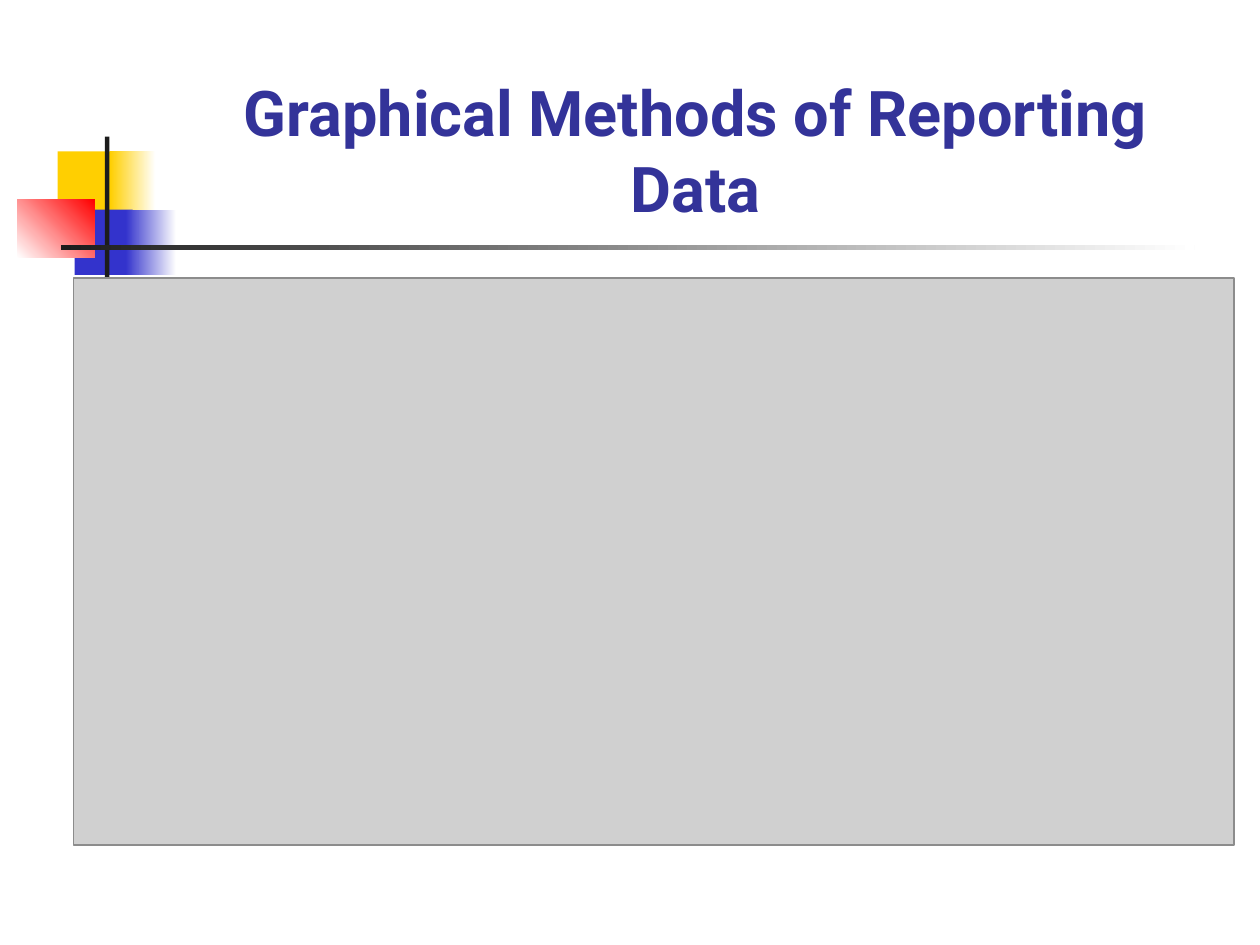
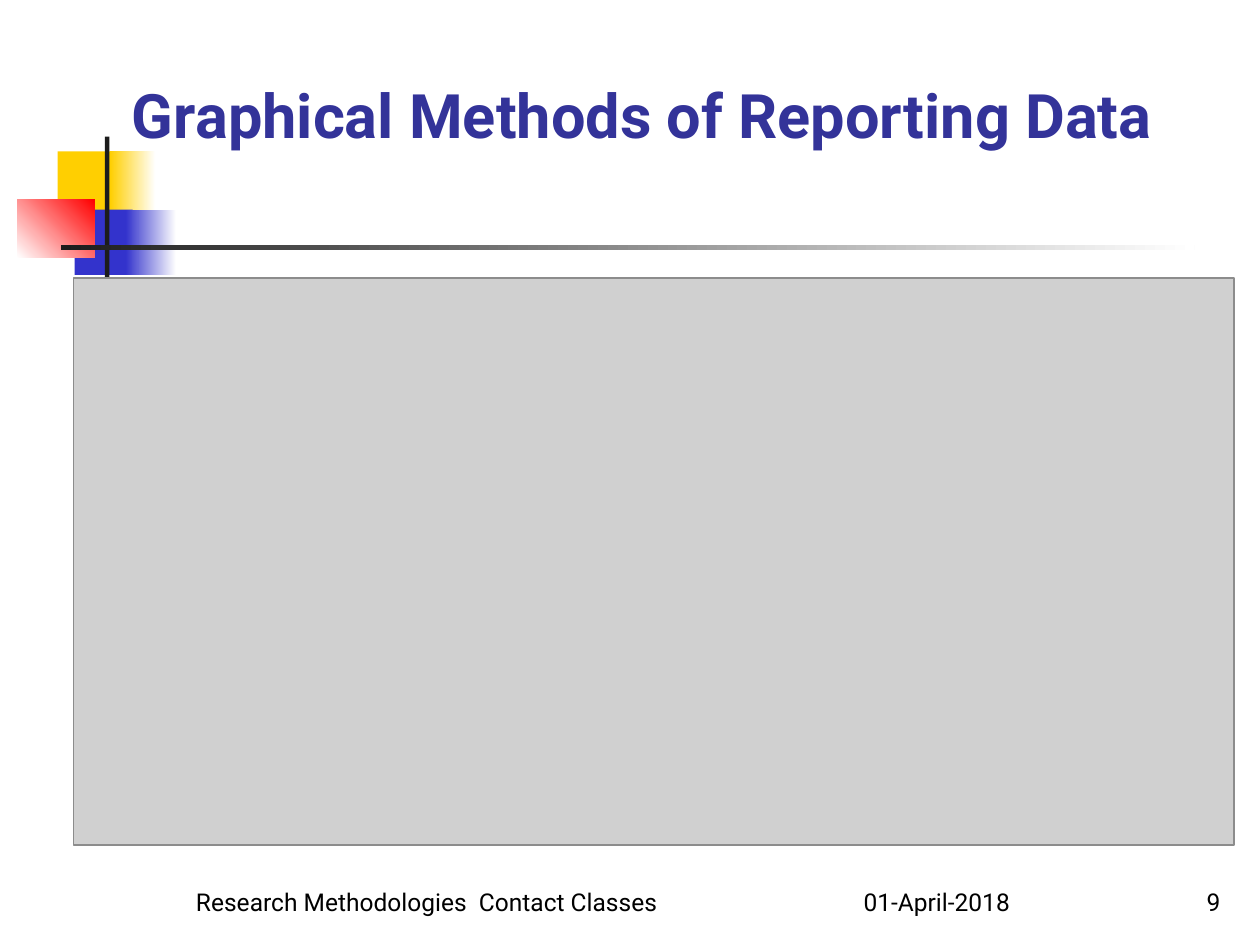
Before and after one commit to serializability/Research-Talk, a slide deck: slide 9 of Univariate Data Analysis.ppt. Drawn at 1260x945 pixels with LibreOffice and Linux fonts; fonts in the diff are those of the drawing; grey boxes stand for pictures. Boxes give left, top, right and bottom in pixels: in the first picture for what was removed or moved away, otherwise in the second. Text is boxed around its words. In the diff, an @@ line names an element or a change of style, - is before the commit and + after.

```diff
--- a/Univariate Data Analysis.ppt
+++ b/Univariate Data Analysis.ppt
@@ title "Graphical Methods of Reporting Data" moved from (x1=244, y1=88, x2=1146, y2=213) to (x1=132, y1=91, x2=1151, y2=154) @@
@@ title "Graphical Methods of Reporting Data" at (x1=132, y1=91, x2=1151, y2=154): size 36 to 35 pt @@
@@ text added at (x1=196, y1=892, x2=1010, y2=916), 14 pt, text #000000 @@
+Research Methodologies Contact Classes 01-April-2018
@@ page number added at (x1=1207, y1=893, x2=1221, y2=911), 14 pt, text #000000 @@
+9
```
Also in this commit, not shown: 7 other slides changed, 6 slides added, 1 slide removed.
